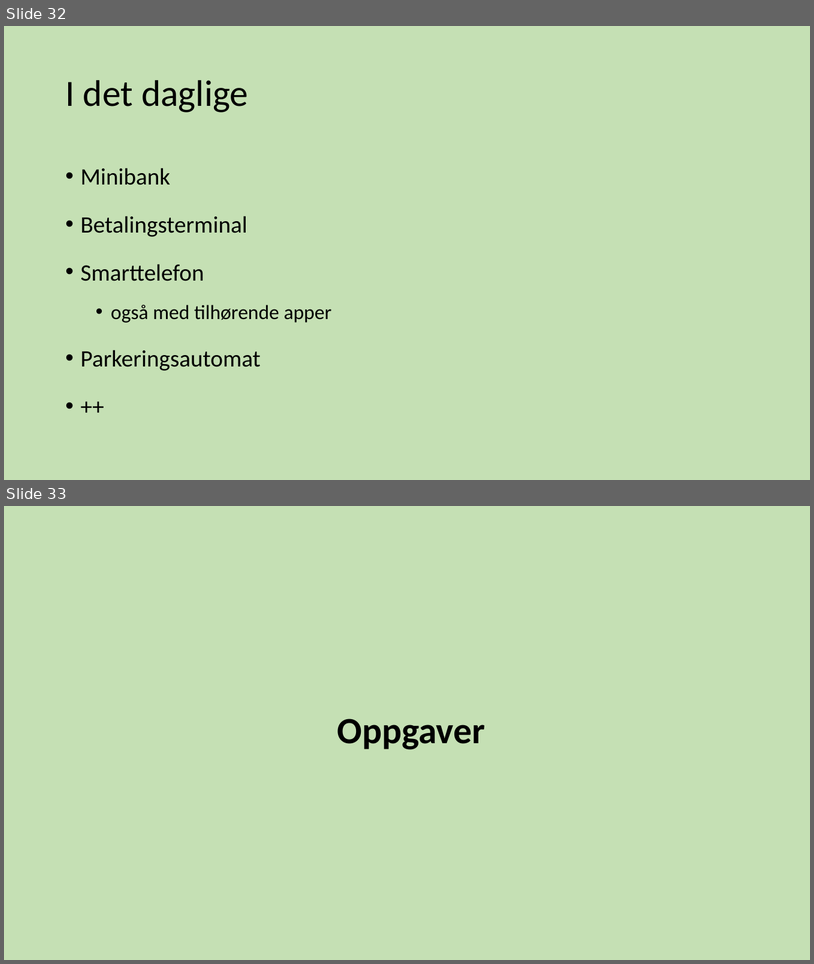
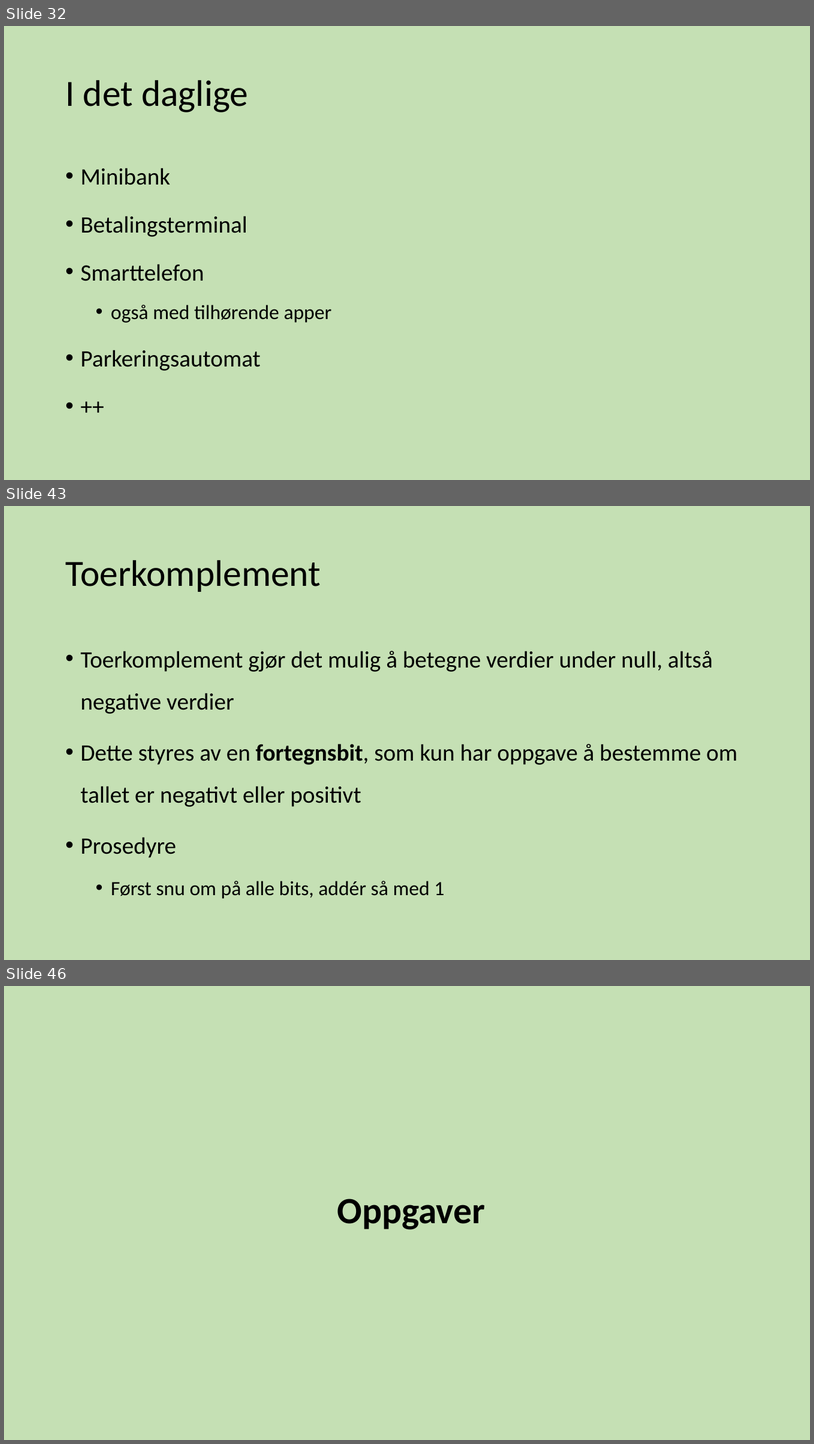
Before and after one commit to tabmy/SommerkursProg17, a slide deck: Forelesninger/ProgKursMandag.pptx. Shown one above the other, each under a label of ours: slides 32 and 33 before the commit, slides 32, 43 and 46 after it; the slides between them are not shown. The pictures are 814x964 and 814x1444 pixels, drawn with LibreOffice and Linux fonts; fonts in the diff are those of the drawing. Boxes give left, top, right and bottom in pixels: in the first picture for what was removed or moved away, otherwise in the second. Text is boxed around its words. In the diff, an @@ line names an element or a change of style, - is before the commit and + after.

```diff
--- a/Forelesninger/ProgKursMandag.pptx
+++ b/Forelesninger/ProgKursMandag.pptx
@@ slide 43 added at bbox=[4, 506, 810, 960], background #C5E0B4 @@
@@ title added at bbox=[65, 560, 321, 592], 44 pt, text #000000 @@
+Toerkomplement
@@ text added at bbox=[81, 651, 738, 898], 28 pt, text #000000 @@
+• Toerkomplement gjør det mulig å betegne verdier under null, altså negative verdier
+• Dette styres av en fortegnsbit, som kun har oppgave å bestemme om tallet er negativt eller positivt
+• Prosedyre
+  • Først snu om på alle bits, addér så med 1
@@ what was slide 33 is now slide 46 @@
```
Also in this commit, not shown: 4 slides changed, 12 other slides added, 2 other files.
